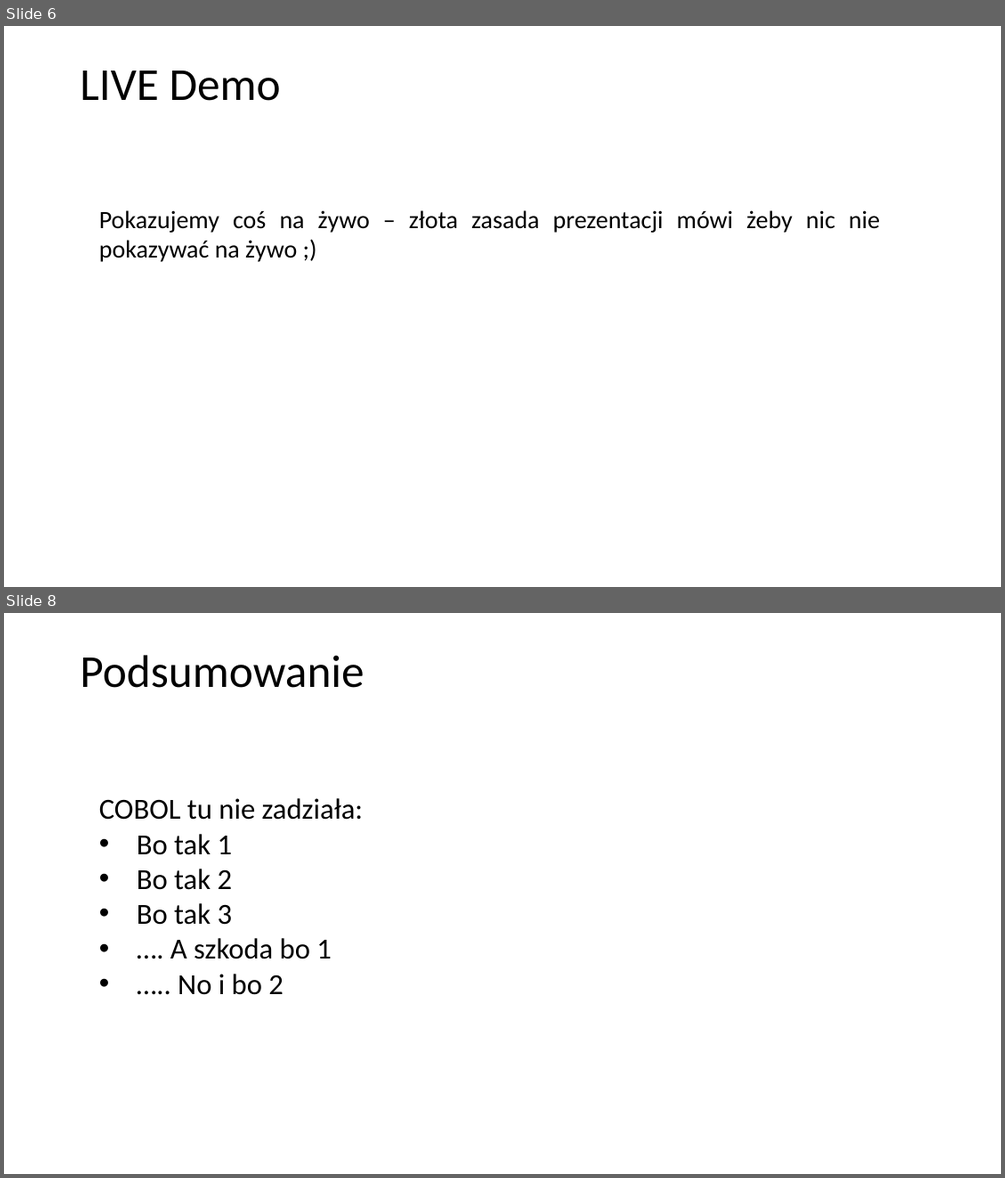
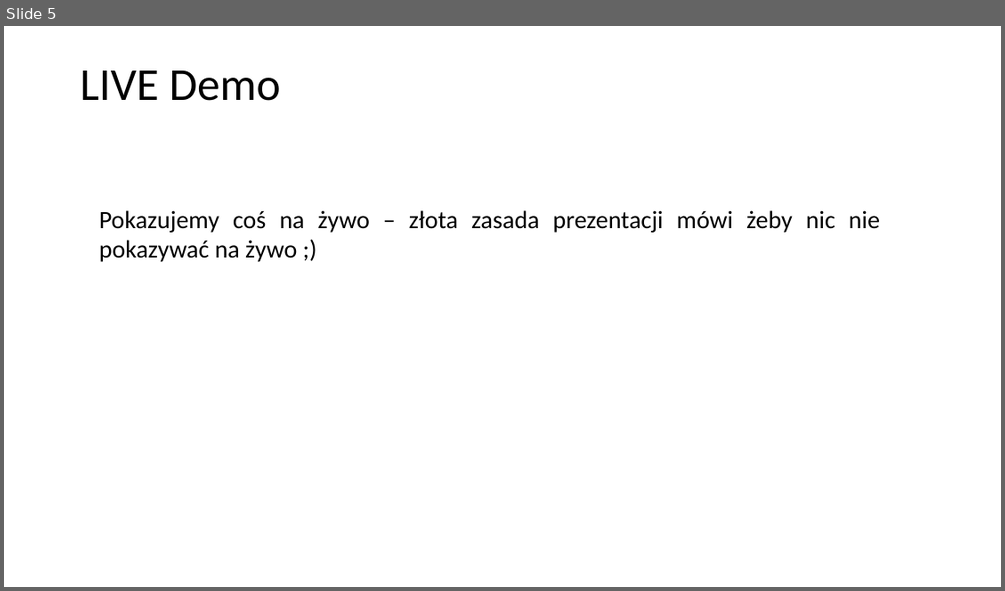
Before and after one commit to mpenarprz/InzynieriaOprogramowaniaI4, a slide deck: Projekt/1. Zadanie projektowe - szablon prezentacji.pptx. Shown one above the other, each under a label of ours: slides 6 and 8 before the commit, slide 5 after it; the slides between them are not shown. The pictures are 1005x1178 and 1005x591 pixels, drawn with LibreOffice and Linux fonts; fonts in the diff are those of the drawing. Boxes give left, top, right and bottom in pixels: in the first picture for what was removed or moved away, otherwise in the second. Text is boxed around its words. In the diff, an @@ line names an element or a change of style, - is before the commit and + after.

```diff
--- a/Projekt/1. Zadanie projektowe - szablon prezentacji.pptx
+++ b/Projekt/1. Zadanie projektowe - szablon prezentacji.pptx
@@ slide 8 removed at (x1=4, y1=613, x2=1001, y2=1174), background #FFFFFF @@
@@ title removed at (x1=80, y1=655, x2=364, y2=688) @@
-Podsumowanie
@@ text removed at (x1=99, y1=798, x2=364, y2=995) @@
-COBOL tu nie zadziała:
-• Bo tak 1
-• Bo tak 2
-• Bo tak 3
-• …. A szkoda bo 1
-• ….. No i bo 2
@@ what was slide 6 is now slide 5 @@
```
Also in this commit, not shown: 1 slide changed, 4 slides added, 5 other slides removed, 7 other files.
